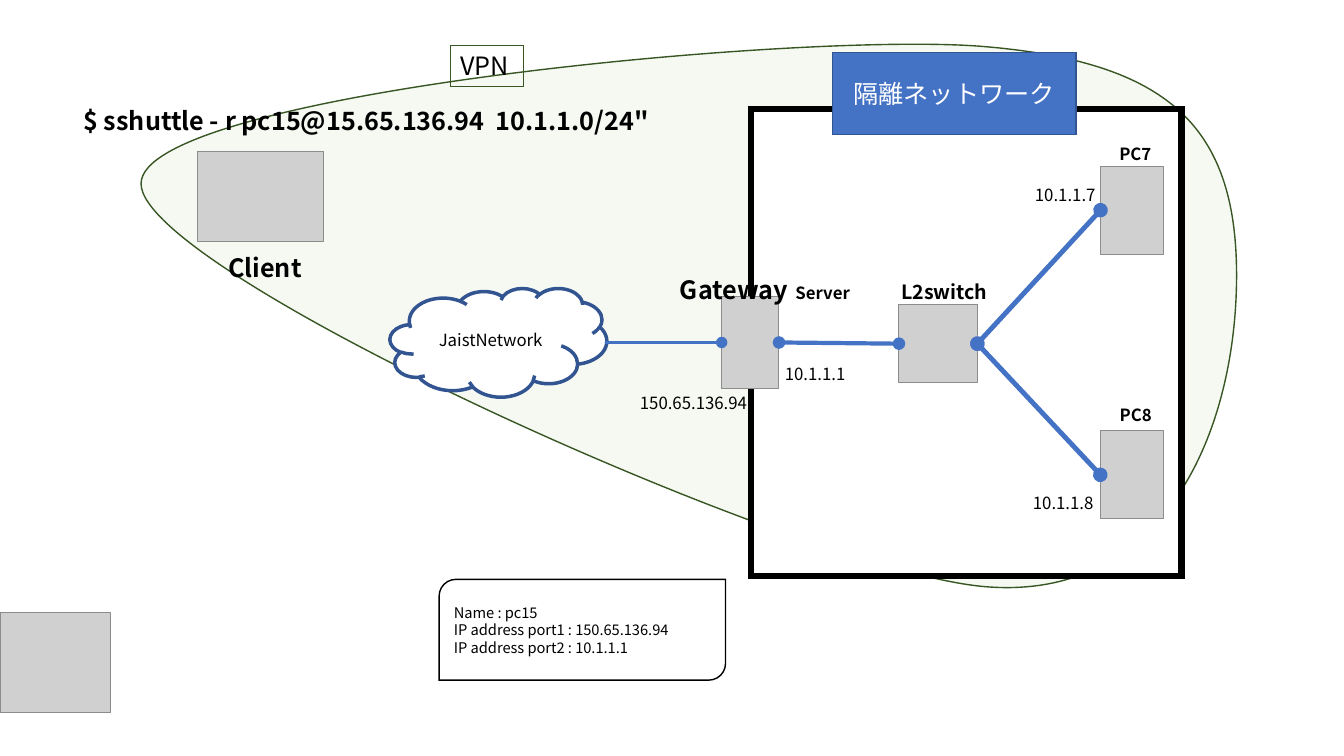
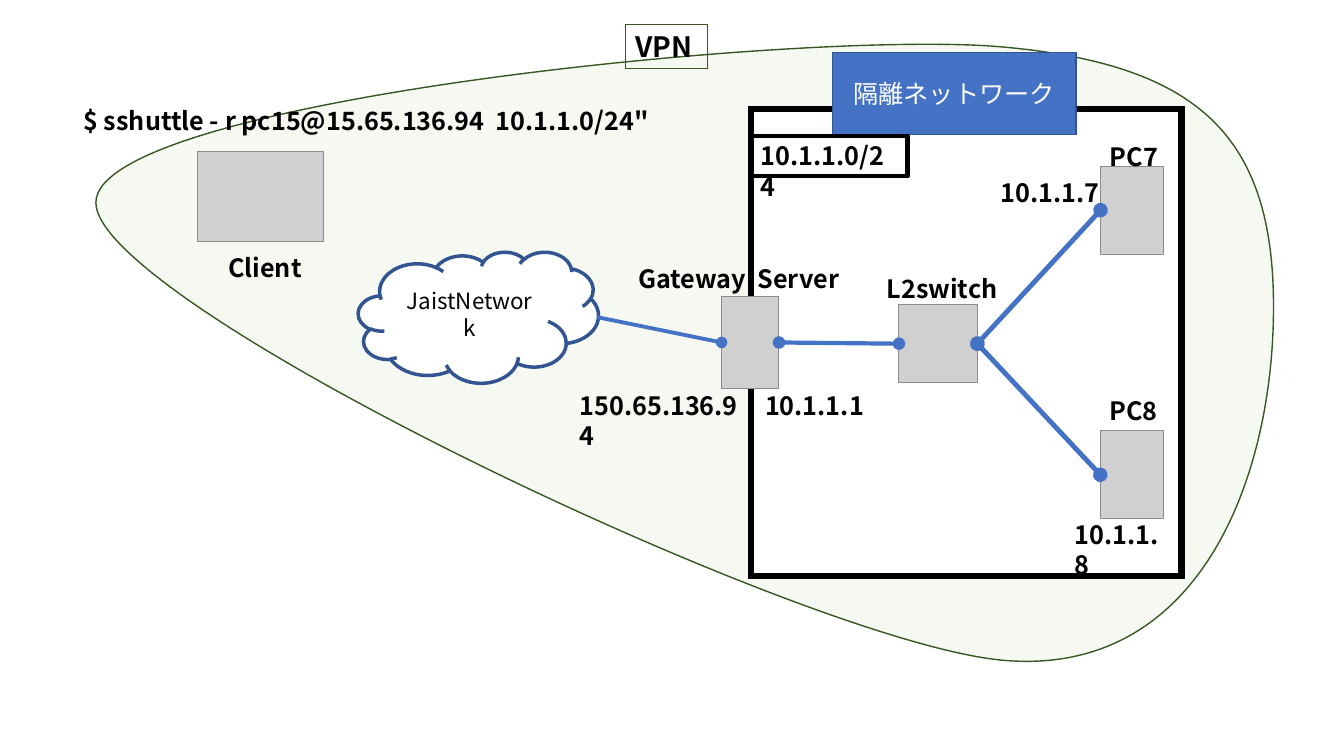
Before and after one commit to Alice-to-Bob/Graduate_School, a slide deck: slide 7 of SUBTHEME/graphs/network_archtecture.pptx. Drawn at 1344x756 pixels with LibreOffice and Linux fonts; fonts in the diff are those of the drawing; grey boxes stand for pictures. Boxes give left, top, right and bottom in pixels: in the first picture for what was removed or moved away, otherwise in the second. Text is boxed around its words. In the diff, an @@ line names an element or a change of style, - is before the commit and + after.

```diff
--- a/SUBTHEME/graphs/network_archtecture.pptx
+++ b/SUBTHEME/graphs/network_archtecture.pptx
@@ rectangle "VPN": place and size @@
-rectangle "VPN" at (451, 45, 523, 86)
+rectangle "VPN" at (626, 25, 708, 70)
@@ rectangle "VPN" at (626, 25, 708, 70): size 18 to 20 pt, bold on @@
@@ freeform shape: place and size @@
-freeform shape at (141, 44, 1237, 588)
+freeform shape at (96, 44, 1273, 661)
@@ rectangle added at (751, 136, 908, 176), outline #000000 3 pt, 18 pt, text #000000, bold @@
+10.1.1.0/24
@@ text "PC7": place and size @@
-text "PC7" at (1119, 147, 1151, 161)
+text "PC7" at (1110, 147, 1158, 167)
@@ text "PC7" at (1110, 147, 1158, 167): size 12 to 18 pt @@
@@ text "10.1.1.7": place and size @@
-text "10.1.1.7" at (1035, 188, 1096, 206)
+text "10.1.1.7" at (1000, 183, 1099, 208)
@@ cloud "JaistNetwork": place and size @@
-cloud "JaistNetwork" at (390, 288, 607, 397)
+cloud "JaistNetwork" at (358, 252, 598, 383)
@@ cloud "JaistNetwork" at (358, 252, 598, 383): size 12 to 16 pt @@
@@ text "Gateway Server": place and size @@
-text "Gateway Server" at (680, 274, 849, 306)
+text "Gateway Server" at (638, 269, 839, 294)
@@ text "Gateway Server" at (638, 269, 839, 294): size 12 to 18 pt in "Server" @@
@@ text "L2switch": place and size @@
-text "L2switch" at (901, 283, 987, 305)
+text "L2switch" at (887, 277, 998, 305)
@@ text "L2switch" at (887, 277, 998, 305): size 14 to 18 pt @@
@@ arrow moved from (607, 343) - (722, 343) to (599, 318) - (722, 343) @@
@@ text "150.65.136.94": place and size @@
-text "150.65.136.94" at (640, 396, 747, 410)
+text "150.65.136.94" at (580, 396, 738, 416)
@@ text "10.1.1.1": place and size @@
-text "10.1.1.1" at (785, 367, 846, 380)
+text "10.1.1.1" at (765, 396, 864, 416)
@@ text "PC8" at (1109, 401, 1157, 421): size 12 to 18 pt @@
@@ text "PC8": place and size @@
-text "PC8" at (1120, 408, 1152, 422)
+text "PC8" at (1109, 401, 1157, 421)
@@ size 12 to 18 pt, bold on in 4 elements at (1000, 183, 1099, 208), (580, 396, 738, 416), (765, 396, 864, 416), (1075, 518, 1159, 580) @@
@@ text "10.1.1.8": place and size @@
-text "10.1.1.8" at (1033, 496, 1094, 510)
+text "10.1.1.8" at (1075, 518, 1159, 580)
@@ round diag rect removed at (440, 580, 726, 681) @@
-Name : pc15
-IP address port1 : 150.65.136.94
-IP address port2 : 10.1.1.1
@@ picture removed at (0, 613, 111, 713) @@
```
Also in this commit, not shown: 5 other slides changed, 1 slide added, 1 slide removed, 17 other files.
